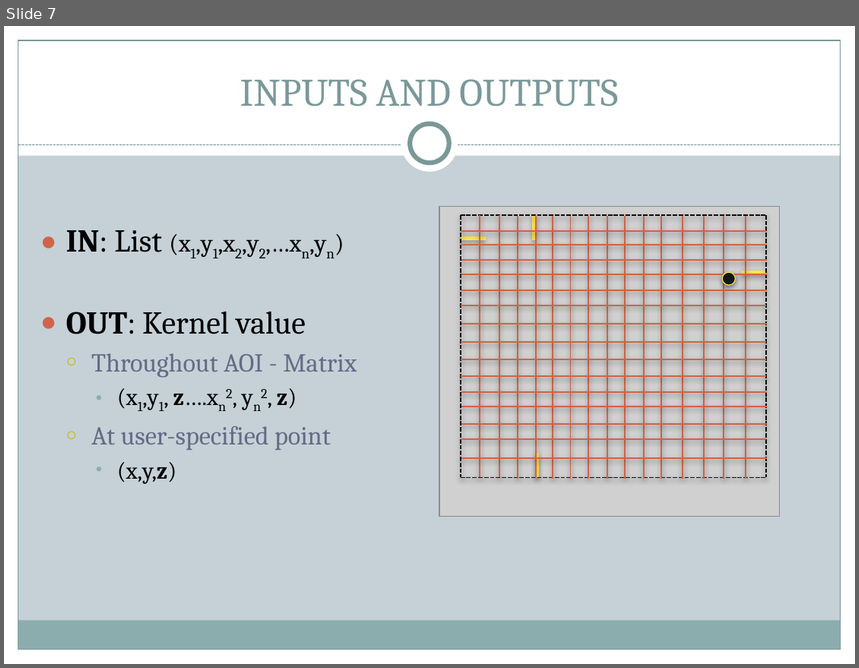
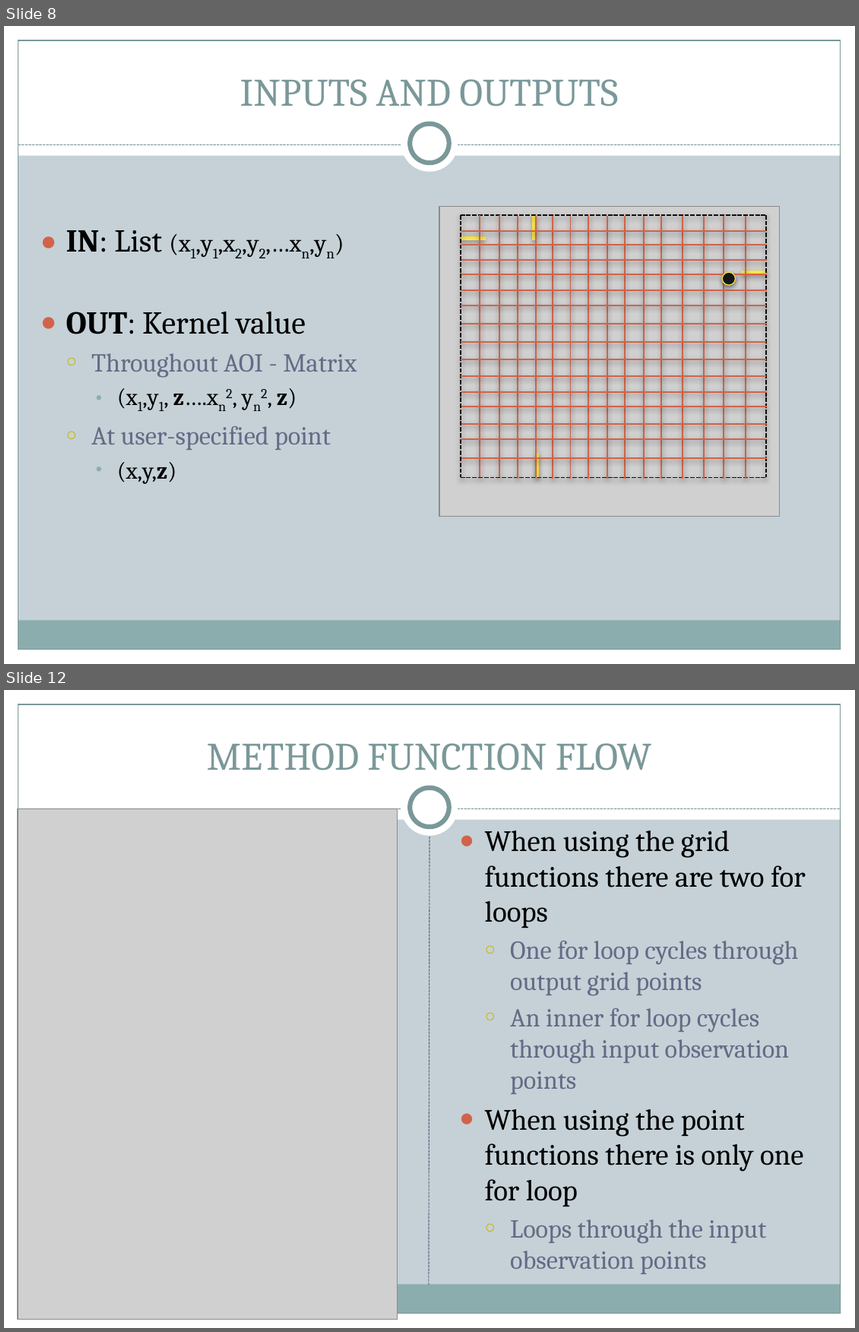
Before and after one commit to jreades/starspy, a slide deck: kernel/kernel/Kernel_Density.pptx. Shown one above the other, each under a label of ours: slide 7 before the commit, slides 8 and 12 after it; the slides between them are not shown. The pictures are 859x668 and 859x1332 pixels, drawn with LibreOffice and Linux fonts; fonts in the diff are those of the drawing; grey boxes stand for pictures. Boxes give left, top, right and bottom in pixels: in the first picture for what was removed or moved away, otherwise in the second. Text is boxed around its words. In the diff, an @@ line names an element or a change of style, - is before the commit and + after.

```diff
--- a/kernel/kernel/Kernel_Density.pptx
+++ b/kernel/kernel/Kernel_Density.pptx
@@ slide 12 added at [4, 690, 855, 1328], background #C5D1D7; not listed: 9 template elements that a slide beside it also shows @@
@@ title added at [207, 743, 652, 771], 33 pt, text #7C999A @@
+METHOD FUNCTION FLOW
@@ picture added at [18, 809, 397, 1320] @@
@@ line added from (429, 1285) to (430, 837), #646B86 0.75 pt dashed @@
@@ text added at [485, 831, 806, 1243], 22 pt, text #646B86 @@
+● When using the grid functions there are two for loops
+  ○ One for loop cycles through output grid points
+  ○ An inner for loop cycles through input observation points
+● When using the point functions there is only one for loop
+  ○ Loops through the input observation points
@@ what was slide 7 is now slide 8 @@
```
Also in this commit, not shown: 4 other slides added.
